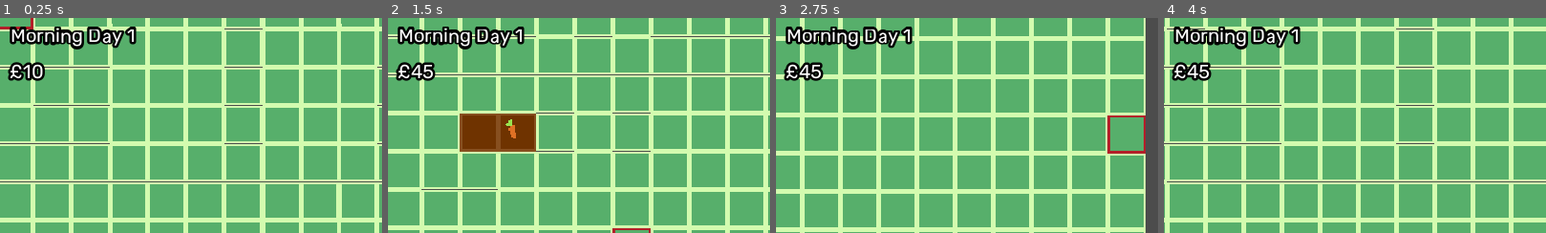
Above: before the commit, frames 1-4 (left to right).
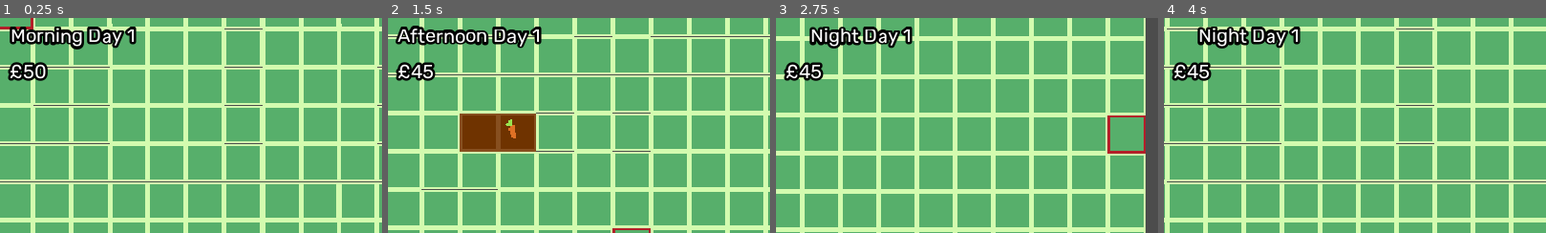
Above: after the commit, the same moments.

Repository: connorwmackay/Harvest
Game: Godot game, scene res://Game.tscn
The game is run twice, just before and just after one commit, with the same random seed, the same clock (stepped at 60 frames per second) and the same inputs.
Inputs (mouse positions are % of the whole screen's width and height, from its top left):
- Up to frame 1 (0.25 s): no input
- Up to frame 2 (1.5 s): tap Enter (advance_day, bound only after the commit) at 0.5 s; move the mouse to (72, 45) at 0.52 s; press the mouse at (72, 45) at 0.53 s; hold Right (ui_right) 0.53-1.28 s; tap E (plant) at 0.6 s; move the mouse to (30, 55) at 1.27 s; release the mouse at (30, 55) at 1.28 s; hold Down (ui_down) from 1.28 s (still down); click (30, 55) at 1.35 s
- Up to frame 3 (2.75 s): tap Enter (advance_day, bound only after the commit) at 1.55, 2.1 s; move the mouse to (60, 28) at 2.02 s; release Down (ui_down) at 2.03 s; hold Right (ui_right) from 2.03 s (still down); tap T (turret, bound only after the commit) at 2.3 s
- Up to frame 4 (4 s): move the mouse to (45, 70) at 2.77 s; release Right (ui_right) at 2.78 s; hold Up (ui_up) 2.78-3.53 s; tap T (turret, bound only after the commit) at 2.85 s; tap E (plant) at 3.05, 3.6 s; move the mouse to (80, 65) at 3.52 s; press the mouse at (80, 65) at 3.53 s; hold Left (ui_left) from 3.53 s (still down)
The pictures show only the part of the screen within x 0-50%, y 4-54%; the shares and areas given below are measured in that part.

The runs differ from the first frame. In frame 1, 0.4% of the frame differs, in the area x 5-13%, y 20-30%; in frame 2, 2.3%, in the area x 2-41%, y 3-15%; in frame 3, 1.4%; in frame 4, 1.4%.

Commit message:
Basic AI

Diff:
--- a/CarrotPlant.tscn
+++ b/CarrotPlant.tscn
@@ -1,7 +1,7 @@
 [gd_scene load_steps=7 format=2]
 
 [ext_resource path="res://sprites/carrots.png" type="Texture" id=1]
-[ext_resource path="res://Plant.gd" type="Script" id=2]
+[ext_resource path="res://scripts/Plant.gd" type="Script" id=2]
 
 [sub_resource type="AtlasTexture" id=2]
 atlas = ExtResource( 1 )
--- a/DateTime.tscn
+++ b/DateTime.tscn
@@ -1,7 +1,7 @@
 [gd_scene load_steps=3 format=2]
 
 [ext_resource path="res://theme.tres" type="Theme" id=1]
-[ext_resource path="res://DateTime.gd" type="Script" id=2]
+[ext_resource path="res://scripts/DateTime.gd" type="Script" id=2]
 
 [node name="DateTime" type="HBoxContainer"]
 margin_right = 40.0
--- /dev/null
+++ b/Enemy.gd
@@ -0,0 +1,61 @@
+extends KinematicBody2D
+
+export(float) var move_speed = 32
+var target_pos = null
+
+func find_nearest_plant_pos(pos_exclusions = []):
+	var plant_pos = null
+
+	for plant in get_tree().get_nodes_in_group("plant"):
+		var ignore_plant = false
+
+		for pos in pos_exclusions:
+			if plant.position == pos:
+				ignore_plant = true
+
+		if not ignore_plant:
+			if plant_pos == null:
+				plant_pos = plant.position
+			elif plant.position.distance_to(position) < plant_pos.distance_to(position):
+				plant_pos = plant.position
+
+	return plant_pos
+
+func find_nearest_turret_pos():
+	var turret_pos = null
+
+	for turret in get_tree().get_nodes_in_group("turret"):
+		if turret_pos == null:
+			turret_pos = turret.position
+		elif turret.position.distance_to(position) < turret_pos.distance_to(turret):
+			turret_pos = turret.position
+
+	return turret_pos
+
+func find_random_pos_on_tilemap():
+	return null
+
+func attack_plant_if_possible():
+	for plant in get_tree().get_nodes_in_group("plant"):
+		if plant.position == position:
+			plant.queue_free()
+			new_target_pos([target_pos])
+
+func new_target_pos(pos_exclusions = []):
+	target_pos = null
+	target_pos = find_nearest_plant_pos(pos_exclusions)
+
+	if target_pos == null:
+		target_pos = find_nearest_turret_pos()
+
+	if target_pos == null:
+		target_pos = find_random_pos_on_tilemap()
+
+# Called when the node enters the scene tree for the first time.
+func _ready():
+	new_target_pos()
+
+func _process(delta):
+	if target_pos != null:
+		position = position.move_toward(target_pos, move_speed * delta)
+		attack_plant_if_possible()
--- /dev/null
+++ b/Enemy.tscn
@@ -0,0 +1,16 @@
+[gd_scene load_steps=4 format=2]
+
+[ext_resource path="res://sprites/spider.png" type="Texture" id=1]
+[ext_resource path="res://Enemy.gd" type="Script" id=2]
+
+[sub_resource type="RectangleShape2D" id=1]
+extents = Vector2( 8, 8 )
+
+[node name="Enemy" type="KinematicBody2D" groups=["enemy"]]
+script = ExtResource( 2 )
+
+[node name="Sprite" type="Sprite" parent="."]
+texture = ExtResource( 1 )
+
+[node name="CollisionShape2D" type="CollisionShape2D" parent="."]
+shape = SubResource( 1 )
--- a/Game.tscn
+++ b/Game.tscn
@@ -1,10 +1,11 @@
-[gd_scene load_steps=6 format=2]
+[gd_scene load_steps=7 format=2]
 
 [ext_resource path="res://FarmTilemap.tscn" type="PackedScene" id=1]
 [ext_resource path="res://MoveCamera.tscn" type="PackedScene" id=2]
 [ext_resource path="res://SelectedTile.tscn" type="PackedScene" id=3]
 [ext_resource path="res://DateTime.tscn" type="PackedScene" id=4]
 [ext_resource path="res://Money.tscn" type="PackedScene" id=5]
+[ext_resource path="res://SpawnPoint.tscn" type="PackedScene" id=6]
 
 [node name="Game" type="Node2D"]
 
@@ -34,3 +35,24 @@
 [node name="TileMap" parent="." instance=ExtResource( 1 )]
 z_index = -1
 tile_data = PoolIntArray( -327690, 1, 0, -327689, 1, 0, -327688, 1, 0, -327687, 1, 0, -327686, 1, 0, -327685, 1, 0, -32 …(8960 unchanged characters)…
+
+[node name="SpawnPoint2" parent="." instance=ExtResource( 6 )]
+position = Vector2( 320, -96 )
+
+[node name="SpawnPoint" parent="." instance=ExtResource( 6 )]
+position = Vector2( 320, 160 )
+
+[node name="SpawnPoint3" parent="." instance=ExtResource( 6 )]
+position = Vector2( -256, -144 )
+
+[node name="SpawnPoint4" parent="." instance=ExtResource( 6 )]
+position = Vector2( -256, 312 )
+
+[node name="SpawnPoint5" parent="." instance=ExtResource( 6 )]
+position = Vector2( 176, 40 )
+
+[node name="SpawnPoint6" parent="." instance=ExtResource( 6 )]
+position = Vector2( 544, 320 )
+
+[node name="SpawnPoint7" parent="." instance=ExtResource( 6 )]
+position = Vector2( 688, 184 )
--- a/Money.tscn
+++ b/Money.tscn
@@ -1,6 +1,6 @@
 [gd_scene load_steps=3 format=2]
 
-[ext_resource path="res://Money.gd" type="Script" id=1]
+[ext_resource path="res://scripts/Money.gd" type="Script" id=1]
 [ext_resource path="res://theme.tres" type="Theme" id=2]
 
 [node name="Money" type="Label"]
--- /dev/null
+++ b/SpawnPoint.tscn
@@ -0,0 +1,3 @@
+[gd_scene format=2]
+
+[node name="SpawnPoint" type="Node2D" groups=["spawn_point"]]
--- /dev/null
+++ b/Turret.tscn
@@ -0,0 +1,9 @@
+[gd_scene load_steps=3 format=2]
+
+[ext_resource path="res://sprites/turret.png" type="Texture" id=1]
+[ext_resource path="res://scripts/Turret.gd" type="Script" id=2]
+
+[node name="Turret" type="Sprite" groups=["turret"]]
+rotation = -6.28319
+texture = ExtResource( 1 )
+script = ExtResource( 2 )
--- a/project.godot
+++ b/project.godot
@@ -12,12 +12,12 @@
 "base": "HBoxContainer",
 "class": "DateTime",
 "language": "GDScript",
-"path": "res://DateTime.gd"
+"path": "res://scripts/DateTime.gd"
 }, {
 "base": "Label",
 "class": "Money",
 "language": "GDScript",
-"path": "res://Money.gd"
+"path": "res://scripts/Money.gd"
 }, {
 "base": "Camera2D",
 "class": "move_camera",
@@ -81,6 +81,16 @@
 "events": [ Object(InputEventKey,"resource_local_to_scene":false,"resource_name":"","device":0,"alt":false,"shift":false,"control":false,"meta":false,"command":false,"pressed":false,"scancode":82,"physical_scancode":0,"unicode":0,"echo":false,"script":null)
  ]
 }
+advance_day={
+"deadzone": 0.5,
+"events": [ Object(InputEventKey,"resource_local_to_scene":false,"resource_name":"","device":0,"alt":false,"shift":false,"control":false,"meta":false,"command":false,"pressed":false,"scancode":16777221,"physical_scancode":0,"unicode":0,"echo":false,"script":null)
+ ]
+}
+turret={
+"deadzone": 0.5,
+"events": [ Object(InputEventKey,"resource_local_to_scene":false,"resource_name":"","device":0,"alt":false,"shift":false,"control":false,"meta":false,"command":false,"pressed":false,"scancode":84,"physical_scancode":0,"unicode":0,"echo":false,"script":null)
+ ]
+}
 
 [physics]
 
--- a/DateTime.gd
+++ b/scripts/DateTime.gd
@@ -8,6 +8,20 @@
 
 var day_ind = 1
 var time_ind = 0
+
+var num_enemies_to_spawn = 1
+
+func spawn_enemies(num: int):
+	var spawn_points = get_tree().get_nodes_in_group("spawn_point")
+	var enemy = load("res://Enemy.tscn")
+
+	if num > spawn_points.size():
+		num = spawn_points.size()
+
+	for n in num:
+		var enemy_inst = enemy.instance()
+		enemy_inst.position = spawn_points[n].position
+		get_tree().get_current_scene().add_child(enemy_inst)
 
 # Called when the node enters the scene tree for the first time.
 func _ready():
@@ -25,6 +39,7 @@
 		time.text = "Evening"
 	elif time_ind == 3:
 		time.text = "Night"
+		spawn_enemies(num_enemies_to_spawn)
 
 func set_day():
 	day_num.text = "Day " + day_ind as String
@@ -37,6 +52,9 @@
 		day_ind += 1
 		set_day()
 
+		if day_ind % 2 == 0:
+			num_enemies_to_spawn += 1
+
 		for plant in get_tree().get_nodes_in_group("plant"):
 			plant.recieve_new_day()
 
@@ -45,3 +63,7 @@
 			if cell == 2: # Watered
 				tilemap.set_cell(tilemap_cell_pos.x, tilemap_cell_pos.y, 0)
 	set_time()
+
+func _process(delta):
+	if Input.is_action_just_pressed("advance_day"):
+		advance_day()
--- a/Money.gd
+++ b/scripts/Money.gd
@@ -25,3 +25,4 @@
 
 func _ready():
 	money = start_money
+	text = "£" + money as String
--- a/scripts/SelectedTile.gd
+++ b/scripts/SelectedTile.gd
@@ -4,7 +4,8 @@
 	Till,
 	Water,
 	Plant,
-	Sell
+	Sell,
+	Turret
 }
 
 onready var tilemap = get_tree().get_current_scene().get_node("TileMap")
@@ -40,6 +41,8 @@
 		selected_mode = SelectionMode.Water
 	elif Input.is_action_just_pressed("sell"):
 		selected_mode = SelectionMode.Sell
+	elif Input.is_action_just_pressed("turret"):
+		selected_mode = SelectionMode.Turret
 
 	# Set the position to be aligned to the tilemap grid
 	var mouse_map_coord = tilemap.world_to_map(get_global_mouse_position())
@@ -82,6 +85,19 @@
 					plant.recieve_watered()
 
 			num_actions += 1
+		elif selected_mode == SelectionMode.Turret and map_cell == 1:
+			var should_spawn_turret = true
+			for existing_turret in get_tree().get_nodes_in_group("turret"):
+				if existing_turret.position == tilemap.map_to_world(mouse_map_coord):
+					should_spawn_turret = false
+
+			var turret = load("res://Turret.tscn")
+			var turret_inst = turret.instance()
+
+			if money.can_lose_money(turret_inst.cost) and should_spawn_turret:
+				money.lose_money(turret_inst.cost)
+				turret_inst.position = tilemap.map_to_world(mouse_map_coord)
+				get_tree().get_current_scene().add_child(turret_inst)
 
 	if num_actions >= num_actions_per_advance:
 		num_actions = 0
--- /dev/null
+++ b/scripts/Turret.gd
@@ -0,0 +1,23 @@
+extends Sprite
+
+export(int) var cost = 20
+
+func look_towards_nearest_enemy():
+	var enemy_pos = null
+	# Find the closest enemy to self
+	for enemy in get_tree().get_nodes_in_group("enemy"):
+		if enemy_pos == null:
+			enemy_pos = enemy.position
+		else:
+			if enemy.position.distance_to(position) < enemy_pos.distance_to(position):
+				enemy_pos = enemy.position
+
+	if enemy_pos != null:
+		look_at(enemy_pos)
+	else:
+		set_global_rotation(0)
+func _ready():
+	look_towards_nearest_enemy()
+
+func _process(delta):
+	look_towards_nearest_enemy()
Renamed: Plant.gd -> scripts/Plant.gd
Binary file added: sprites/Spider.aseprite
Binary file added: sprites/spider.png
Not shown, added: sprites/spider.png.import
Binary file added: sprites/turret.png
Not shown, added: sprites/turret.png.import
